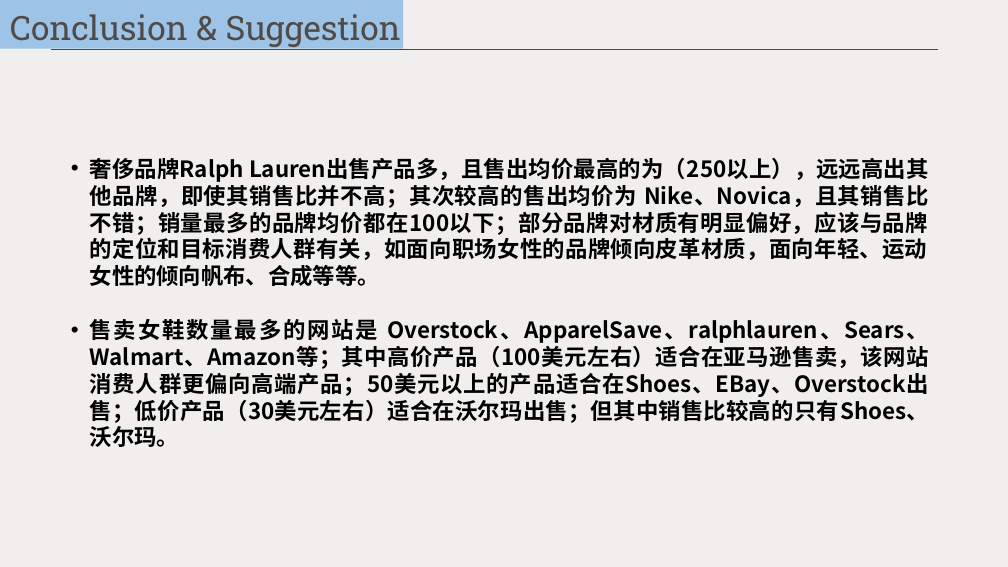
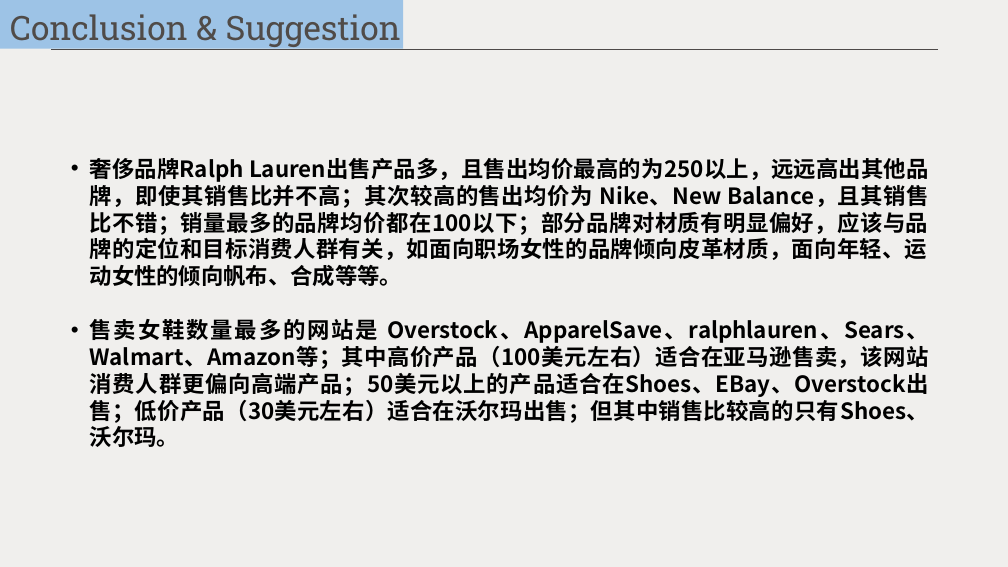
Before and after one commit to ShiyuNie/DataAnalysis-SQLTableauPractice, a slide deck: slide 14 of OnlineWomenShoes.pptx (slide 12 before the commit). Drawn at 1008x567 pixels with LibreOffice and Linux fonts; fonts in the diff are those of the drawing. Boxes give left, top, right and bottom in pixels: in the first picture for what was removed or moved away, otherwise in the second. Text is boxed around its words. In the diff, an @@ line names an element or a change of style, - is before the commit and + after.

```diff
--- a/OnlineWomenShoes.pptx
+++ b/OnlineWomenShoes.pptx
@@ text at [90, 158, 929, 286]: text changed @@
-• 奢侈品牌Ralph Lauren出售产品多，且售出均价最高的为（250以上），远远高出其他品牌，即使其销售比并不高；其次较高的售出均价为 Nike、Novica，且其销售比不错；销量最多的品牌均价都在100以下；部分品牌对材质有明显偏好，应该与品牌的定位和目标消费人群有关，如面向职场女性的品牌倾向皮革材质，面向年轻、运动女性的倾向帆布、合成等等。
+• 奢侈品牌Ralph Lauren出售产品多，且售出均价最高的为250以上，远远高出其他品牌，即使其销售比并不高；其次较高的售出均价为 Nike、New Balance，且其销售比不错；销量最多的品牌均价都在100以下；部分品牌对材质有明显偏好，应该与品牌的定位和目标消费人群有关，如面向职场女性的品牌倾向皮革材质，面向年轻、运动女性的倾向帆布、合成等等。
```
Also in this commit, not shown: 3 other slides changed, 6 slides added, 4 slides removed.
